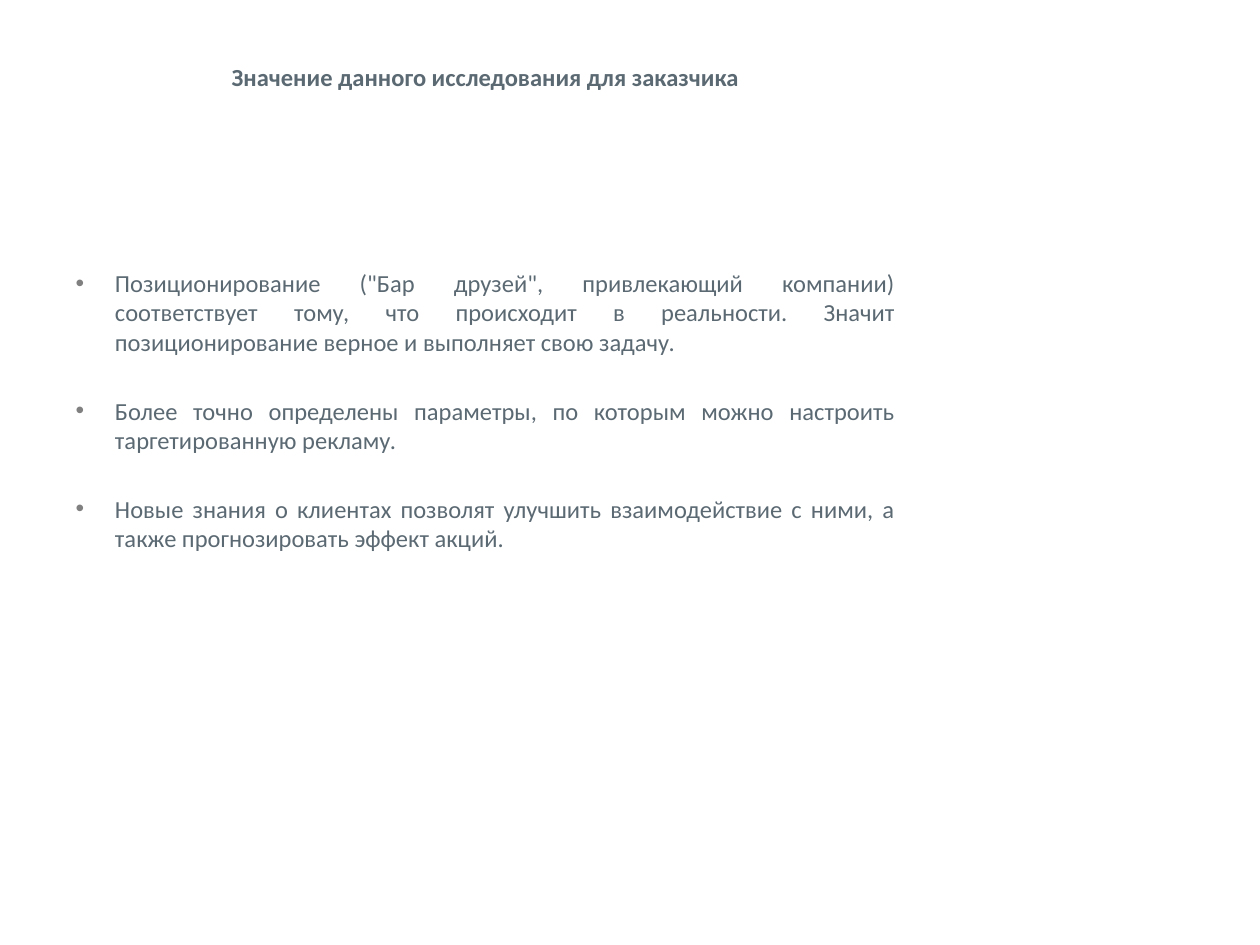
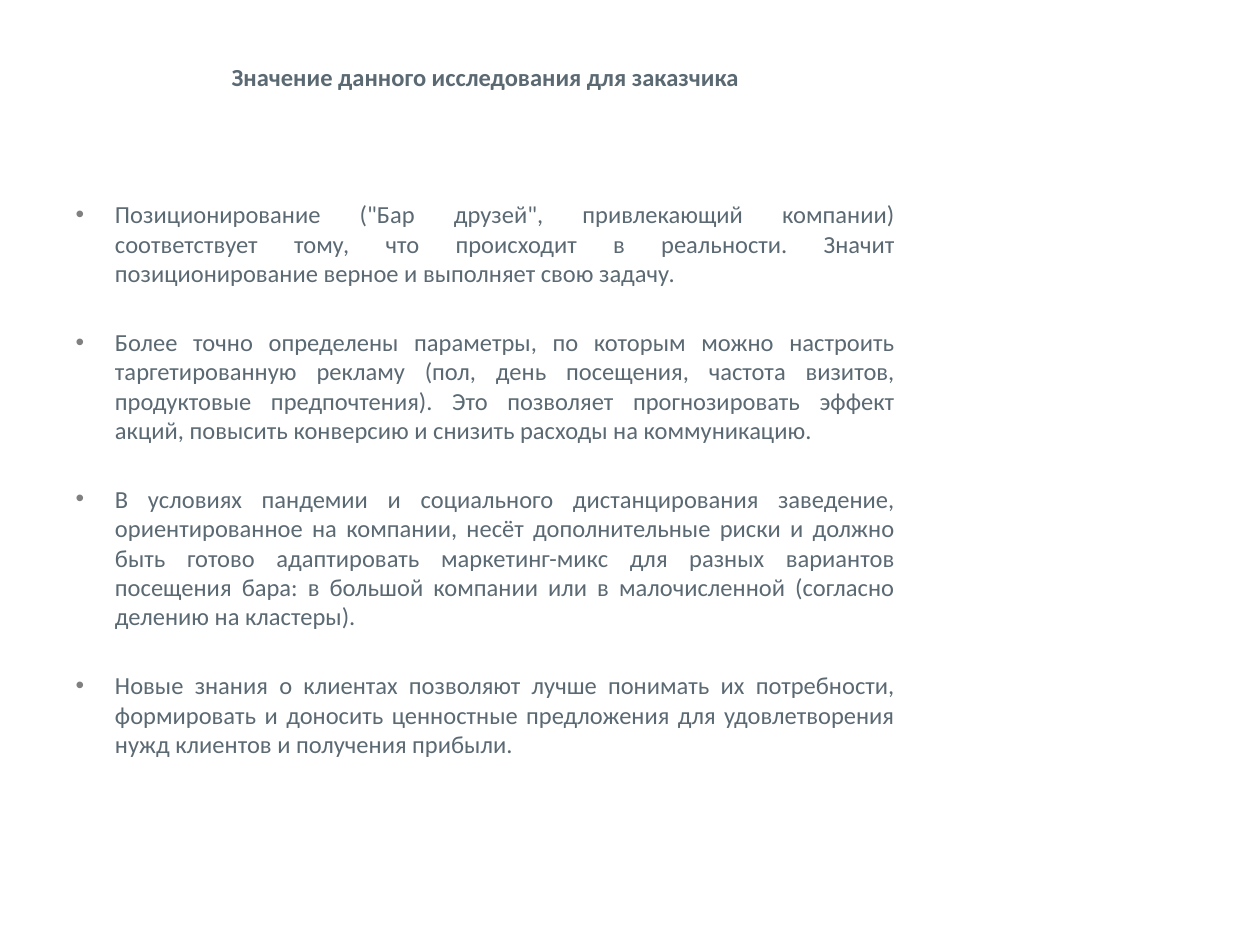
Before and after one commit to Viktoriia2020/Viktoriia, a slide deck: slide 21 of Презентация проекта.pptx. Drawn at 1260x945 pixels with LibreOffice and Linux fonts; fonts in the diff are those of the drawing; background and template pictures are left out. Boxes give left, top, right and bottom in pixels: in the first picture for what was removed or moved away, otherwise in the second. Text is boxed around its words. In the diff, an @@ line names an element or a change of style, - is before the commit and + after.

```diff
--- a/Презентация проекта.pptx
+++ b/Презентация проекта.pptx
@@ text at (115, 335, 895, 757): text changed @@
-• Более точно определены параметры, по которым можно настроить таргетированную рекламу.
-• Новые знания о клиентах позволят улучшить взаимодействие с ними, а также прогнозировать эффект акций.
+• Более точно определены параметры, по которым можно настроить таргетированную рекламу (пол, день посещения, частота визитов, продуктовые предпочтения). Это позволяет прогнозировать эффект акций, повысить конверсию и снизить расходы на коммуникацию.
+• В условиях пандемии и социального дистанцирования заведение, ориентированное на компании, несёт дополнительные риски и должно быть готово адаптировать маркетинг-микс для разных вариантов посещения бара: в большой компании или в малочисленной (согласно делению на кластеры).
+• Новые знания о клиентах позволяют лучше понимать их потребности, формировать и доносить ценностные предложения для удовлетворения нужд клиентов и получения прибыли.
```
Also in this commit, not shown: 10 other slides changed, 1 slide added, 1 slide removed.
